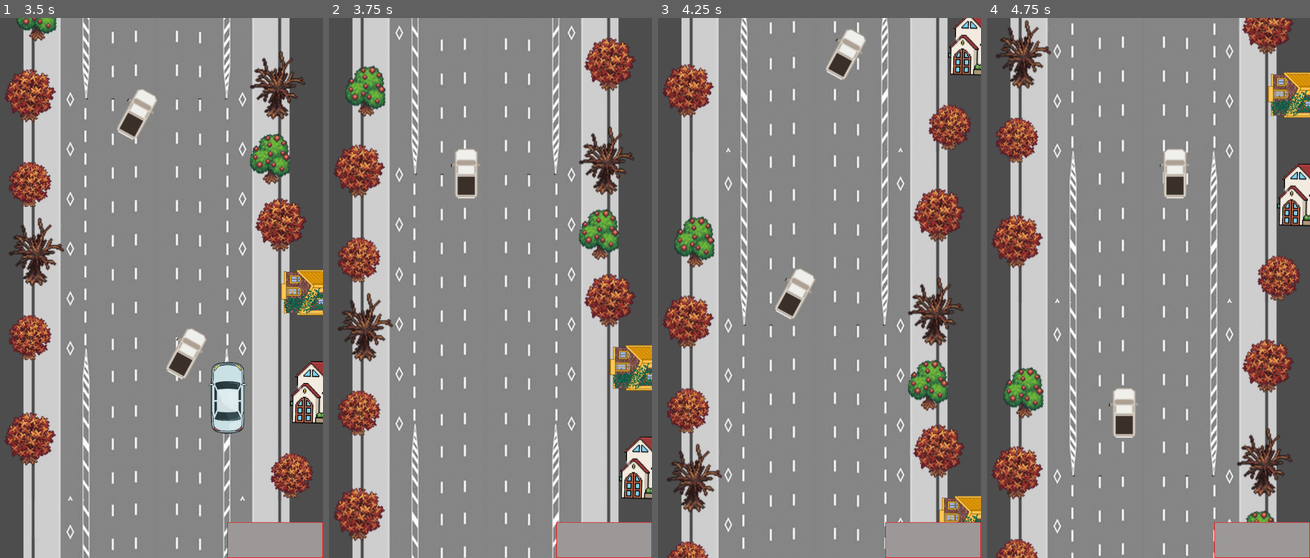
Above: before the commit, frames 1-4 (left to right).
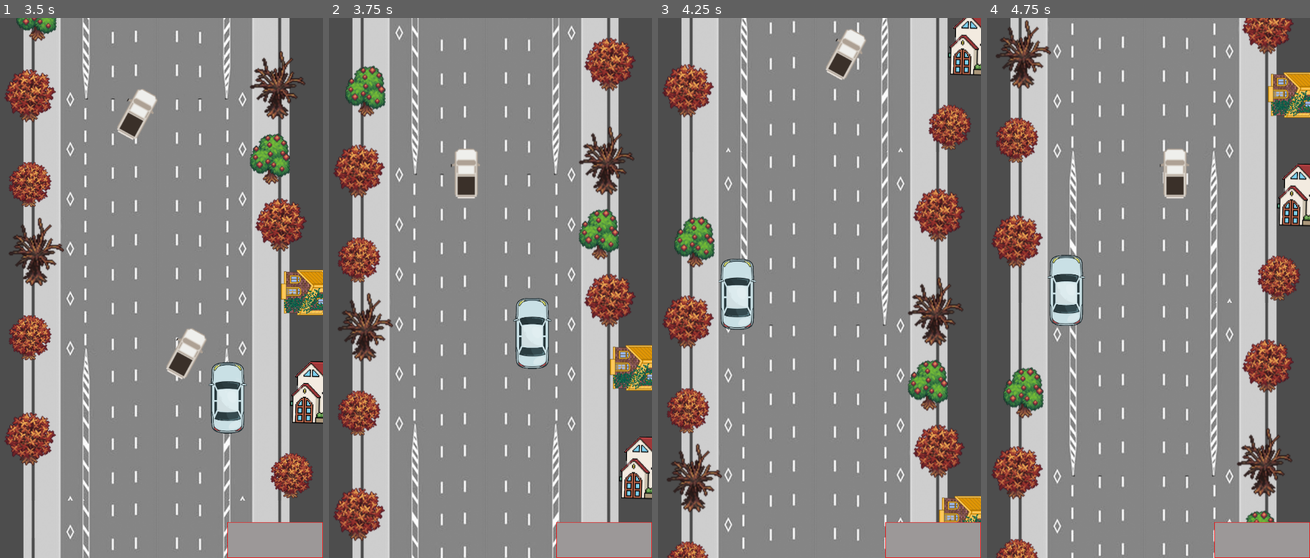
Above: after the commit, the same moments.

Repository: Zanzigzan/ChaosHacks-2024
Game: Godot game, scene res://main.tscn
The game is run twice, just before and just after one commit, with the same random seed, the same clock (stepped at 60 frames per second) and the same inputs.
Inputs:
- Up to frame 1 (3.5 s): hold Right (ui_right) 0.53-1.28 s; hold Down (ui_down) 1.28-2.03 s; hold Right (ui_right) 2.03-2.78 s; hold Up (ui_up) from 2.78 s (still down)
- Up to frame 2 (3.75 s): release Up (ui_up) at 3.53 s; hold Left (ui_left) from 3.53 s (still down)
- Up to frame 3 (4.25 s): keep holding Left (ui_left)
- Up to frame 4 (4.75 s): keep holding Left (ui_left)

Frame 1 is identical in both runs. In frame 2, 1.3% of the frame differs, in the area x 56-69%, y 51-65%; in frame 3, 1.9%, in the area x 18-49%, y 44-58%; in frame 4, 1.9%.

Commit message:
gfhfgh

Diff:
--- a/Player.gd
+++ b/Player.gd
@@ -45,4 +45,6 @@
 	move_and_slide()
 
 func die():
+	$Crash.play()
+	await get_tree().create_timer(10.0).timeout
 	queue_free()
--- a/Player.tscn
+++ b/Player.tscn
@@ -26,8 +26,11 @@
 [node name="CarHorn" type="AudioStreamPlayer2D" parent="."]
 stream = ExtResource("3_k3pdj")
 
+[node name="CarStart" type="AudioStreamPlayer2D" parent="."]
+stream = ExtResource("5_uwsym")
+
 [node name="Crash" type="AudioStreamPlayer2D" parent="."]
 stream = ExtResource("4_bp3tu")
 
-[node name="CarStart" type="AudioStreamPlayer2D" parent="."]
-stream = ExtResource("5_uwsym")
+[node name="Timer" type="Timer" parent="."]
+one_shot = true
Not shown, added: ene3360.tmp
